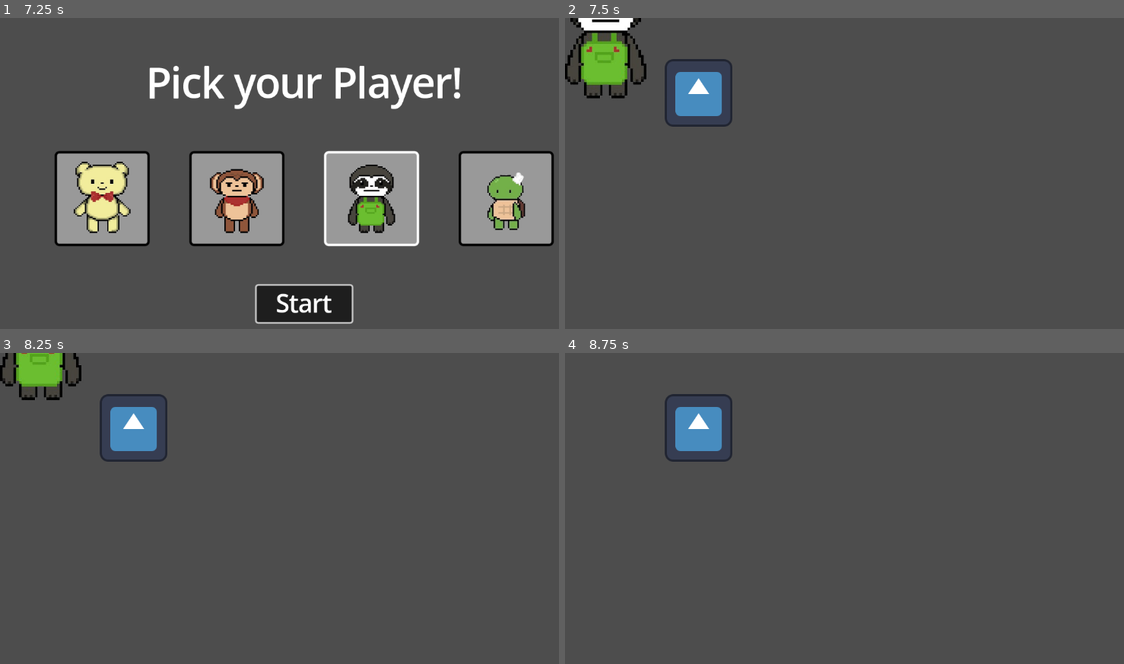
Above: before the commit, frames 1-4 (two rows, left to right).
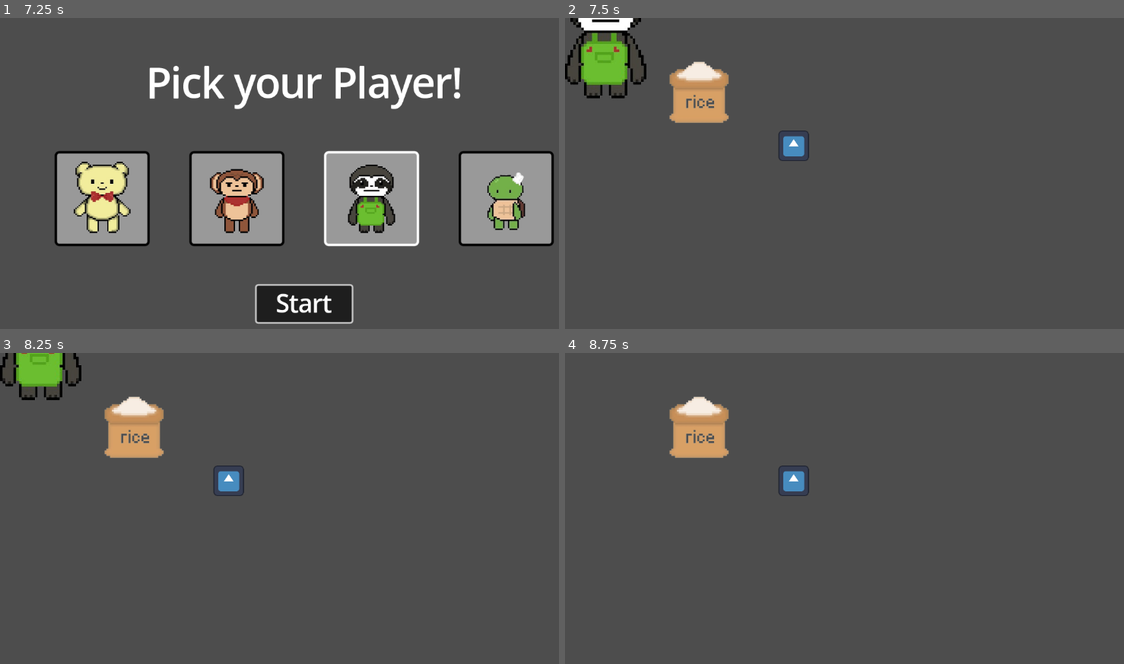
Above: after the commit, the same moments.

Repository: rxsiebearr/Cooking-with-Pao-Pao
Game: Godot game, scene res://character_selection.tscn
Same seed, same stepped clock (60 frames per second), same inputs: the game is played once before the commit and once after it. The engine's default icon, where the game draws it, is replaced by a stand-in: a white triangle on a blue panel in a dark square.
Inputs (mouse positions are in pixels of both pictures, inside the frame that each line leads up to):
- Up to frame 1 (7.25 s): click "Start" at 0.5 s; click "Start" at 1.25 s; tap Enter (ui_accept) at 2, 3.5, 5 s; move the mouse to (436, 173) at 2.02 s; hold D (move_right) 2.03-2.75 s; hold Enter (ui_accept) 2.03-2.75 s; click (436, 173) at 2.17 s; drag from (184, 207) to (273, 257) at 2.77 s; move the mouse to (363, 114) at 3.52 s; hold D (move_right) 3.53-4.25 s; hold Enter (ui_accept) 3.53-4.25 s; drag from (273, 257) to (122, 139) at 4.27 s; move the mouse to (486, 241) at 5.02 s; hold A (move_left) 5.03-5.75 s; hold Enter (ui_accept) 5.03-5.75 s; drag from (122, 139) to (212, 105) at 5.77 s; move the mouse to (335, 189) at 6.52 s; hold S (move_down) from 6.53 s (still down); hold Enter (ui_accept) from 6.53 s (still down); click (335, 189) at 6.67 s
- Up to frame 2 (7.5 s): release S (move_down) at 7.25 s; release Enter (ui_accept) at 7.25 s; drag from (777, 105) to (749, 207) at 7.27 s
- Up to frame 3 (8.25 s): move the mouse to (436, 508) at 8.02 s; hold W (move_up) from 8.03 s (still down); hold Enter (ui_accept) from 8.03 s (still down)
- Up to frame 4 (8.75 s): keep holding W (move_up); keep holding Enter (ui_accept)

Frame 1 is identical in both runs. In frame 2, 2.5% of the frame differs, in the area x 17-44%, y 13-46%; in frame 3, 2.5%; in frame 4, 2.5%.

Commit message:
New Items + Pickup can pickup multiple items

Diff:
--- a/cooking-with-pao-pao/anton.gd
+++ /dev/null
@@ -1,13 +0,0 @@
-extends CharacterBody2D
-
-@export var speed := 500
-@export var drag_factor := 10.0
-@export var max_health := 15
-@onready var collision_shape_2d: CollisionShape2D = %CollisionShape2D
-
-func _physics_process(delta: float) -> void:
-	var direction := Input.get_vector("move_left", "move_right", "move_up", "move_down")
-	var desired_velocity := speed * direction
-	var steering := desired_velocity - velocity
-	velocity += steering * drag_factor * delta
-	move_and_slide()
--- a/cooking-with-pao-pao/anton.tscn
+++ b/cooking-with-pao-pao/anton.tscn
@@ -1,18 +1,36 @@
-[gd_scene load_steps=4 format=3 uid="uid://cufox86y80een"]
+[gd_scene load_steps=5 format=3 uid="uid://xuofrnpiub31"]
 
-[ext_resource type="Script" path="res://anton.gd" id="1_tm0ki"]
+[ext_resource type="Script" path="res://player.gd" id="1_0xgy2"]
 [ext_resource type="Texture2D" uid="uid://b4qgnhcw8wj4" path="res://anton.png" id="2_ybq1a"]
 
-[sub_resource type="RectangleShape2D" id="RectangleShape2D_alcnu"]
-size = Vector2(120, 121)
+[sub_resource type="CapsuleShape2D" id="CapsuleShape2D_gq6uv"]
+radius = 51.0
+height = 189.0
+
+[sub_resource type="RectangleShape2D" id="RectangleShape2D_bihgp"]
+size = Vector2(151.875, 86.75)
 
 [node name="Anton" type="CharacterBody2D"]
-script = ExtResource("1_tm0ki")
+script = ExtResource("1_0xgy2")
 
-[node name="Sprite2D" type="Sprite2D" parent="."]
+[node name="CharacterSprite" type="Sprite2D" parent="."]
 texture = ExtResource("2_ybq1a")
+
+[node name="ItemSprite" type="Sprite2D" parent="."]
+position = Vector2(89, 18)
+scale = Vector2(0.26275, 0.26275)
 
 [node name="CollisionShape2D" type="CollisionShape2D" parent="."]
 unique_name_in_owner = true
-position = Vector2(0, 0.5)
-shape = SubResource("RectangleShape2D_alcnu")
+position = Vector2(1, -11)
+shape = SubResource("CapsuleShape2D_gq6uv")
+
+[node name="PickupArea" type="Area2D" parent="."]
+
+[node name="CollisionShape2D" type="CollisionShape2D" parent="PickupArea"]
+position = Vector2(0.9375, 61.375)
+shape = SubResource("RectangleShape2D_bihgp")
+debug_color = Color(0.847183, 4.04298e-06, 0.532205, 0.42)
+
+[connection signal="area_entered" from="PickupArea" to="." method="_on_pickup_area_area_entered"]
+[connection signal="area_exited" from="PickupArea" to="." method="_on_pickup_area_area_exited"]
--- a/cooking-with-pao-pao/bear_bear.tscn
+++ b/cooking-with-pao-pao/bear_bear.tscn
@@ -1,8 +1,7 @@
-[gd_scene load_steps=6 format=3 uid="uid://bim1vfyr0jrkh"]
+[gd_scene load_steps=5 format=3 uid="uid://bim1vfyr0jrkh"]
 
-[ext_resource type="Script" path="res://bear_bear.gd" id="1_tjqft"]
+[ext_resource type="Script" path="res://player.gd" id="1_tjqft"]
 [ext_resource type="Texture2D" uid="uid://bn20pr461jtvg" path="res://bearbear.png" id="2_2r41p"]
-[ext_resource type="Texture2D" uid="uid://deddvvx8chwbp" path="res://icon.svg" id="3_c2mxa"]
 
 [sub_resource type="CapsuleShape2D" id="CapsuleShape2D_gq6uv"]
 radius = 51.0
@@ -11,16 +10,15 @@
 [sub_resource type="RectangleShape2D" id="RectangleShape2D_bihgp"]
 size = Vector2(169.75, 117.5)
 
-[node name="BearBear" type="CharacterBody2D"]
+[node name="Bear Bear" type="CharacterBody2D"]
 script = ExtResource("1_tjqft")
 
 [node name="CharacterSprite" type="Sprite2D" parent="."]
 texture = ExtResource("2_2r41p")
 
 [node name="ItemSprite" type="Sprite2D" parent="."]
-position = Vector2(90, 32)
-scale = Vector2(0.4375, 0.4375)
-texture = ExtResource("3_c2mxa")
+position = Vector2(89, 18)
+scale = Vector2(0.26275, 0.26275)
 
 [node name="CollisionShape2D" type="CollisionShape2D" parent="."]
 unique_name_in_owner = true
--- a/cooking-with-pao-pao/charles.gd
+++ /dev/null
@@ -1,13 +0,0 @@
-extends CharacterBody2D
-
-@export var speed := 500
-@export var drag_factor := 10.0
-@export var max_health := 15
-@onready var collision_shape_2d: CollisionShape2D = %CollisionShape2D
-
-func _physics_process(delta: float) -> void:
-	var direction := Input.get_vector("move_left", "move_right", "move_up", "move_down")
-	var desired_velocity := speed * direction
-	var steering := desired_velocity - velocity
-	velocity += steering * drag_factor * delta
-	move_and_slide()
--- a/cooking-with-pao-pao/charles.tscn
+++ b/cooking-with-pao-pao/charles.tscn
@@ -1,18 +1,36 @@
-[gd_scene load_steps=4 format=3 uid="uid://bscduqqgg1i8c"]
+[gd_scene load_steps=5 format=3 uid="uid://bdhs3g4qwsts0"]
 
-[ext_resource type="Script" path="res://charles.gd" id="1_b13fl"]
+[ext_resource type="Script" path="res://player.gd" id="1_47y3h"]
 [ext_resource type="Texture2D" uid="uid://bt0ij2i0vx48u" path="res://charles.png" id="2_2oeg4"]
 
-[sub_resource type="RectangleShape2D" id="RectangleShape2D_alcnu"]
-size = Vector2(120, 121)
+[sub_resource type="CapsuleShape2D" id="CapsuleShape2D_gq6uv"]
+radius = 51.0
+height = 189.0
+
+[sub_resource type="RectangleShape2D" id="RectangleShape2D_bihgp"]
+size = Vector2(120, 73)
 
 [node name="Charles" type="CharacterBody2D"]
-script = ExtResource("1_b13fl")
+script = ExtResource("1_47y3h")
 
-[node name="Sprite2D" type="Sprite2D" parent="."]
+[node name="CharacterSprite" type="Sprite2D" parent="."]
 texture = ExtResource("2_2oeg4")
+
+[node name="ItemSprite" type="Sprite2D" parent="."]
+position = Vector2(89, 18)
+scale = Vector2(0.26275, 0.26275)
 
 [node name="CollisionShape2D" type="CollisionShape2D" parent="."]
 unique_name_in_owner = true
-position = Vector2(0, 0.5)
-shape = SubResource("RectangleShape2D_alcnu")
+position = Vector2(1, -11)
+shape = SubResource("CapsuleShape2D_gq6uv")
+
+[node name="PickupArea" type="Area2D" parent="."]
+
+[node name="CollisionShape2D" type="CollisionShape2D" parent="PickupArea"]
+position = Vector2(0, 50.5)
+shape = SubResource("RectangleShape2D_bihgp")
+debug_color = Color(0.847183, 4.04298e-06, 0.532205, 0.42)
+
+[connection signal="area_entered" from="PickupArea" to="." method="_on_pickup_area_area_entered"]
+[connection signal="area_exited" from="PickupArea" to="." method="_on_pickup_area_area_exited"]
--- a/cooking-with-pao-pao/game.tscn
+++ b/cooking-with-pao-pao/game.tscn
@@ -1,7 +1,9 @@
-[gd_scene load_steps=3 format=3 uid="uid://bidwuh6pstcpq"]
+[gd_scene load_steps=5 format=3 uid="uid://bidwuh6pstcpq"]
 
 [ext_resource type="Script" path="res://game.gd" id="1_bor6y"]
 [ext_resource type="PackedScene" uid="uid://dbebqrldaejj1" path="res://item_drop.tscn" id="2_tqowb"]
+[ext_resource type="Texture2D" uid="uid://dgliqp2453eny" path="res://rice-2-removebg-preview.png" id="3_03is4"]
+[ext_resource type="Texture2D" uid="uid://deddvvx8chwbp" path="res://icon.svg" id="3_kw7rf"]
 
 [node name="Game" type="Node2D"]
 script = ExtResource("1_bor6y")
@@ -9,6 +11,14 @@
 [node name="SpawnPoint" type="Marker2D" parent="."]
 position = Vector2(77, 44)
 
-[node name="ItemDrop" parent="." instance=ExtResource("2_tqowb")]
+[node name="ItemDrop" parent="." node_paths=PackedStringArray("file") instance=ExtResource("2_tqowb")]
 z_index = -5
 position = Vector2(253, 142)
+item_texture = ExtResource("3_03is4")
+file = NodePath(".")
+
+[node name="ItemDrop2" parent="." node_paths=PackedStringArray("file") instance=ExtResource("2_tqowb")]
+z_index = -5
+position = Vector2(432, 266)
+item_texture = ExtResource("3_kw7rf")
+file = NodePath(".")
--- a/cooking-with-pao-pao/item_drop.tscn
+++ b/cooking-with-pao-pao/item_drop.tscn
@@ -1,15 +1,17 @@
 [gd_scene load_steps=3 format=3 uid="uid://dbebqrldaejj1"]
 
-[ext_resource type="Texture2D" uid="uid://deddvvx8chwbp" path="res://icon.svg" id="1_eg7y8"]
+[ext_resource type="Script" path="res://pickable_item.gd" id="1_v3841"]
 
 [sub_resource type="RectangleShape2D" id="RectangleShape2D_heuid"]
 size = Vector2(124, 123)
 
 [node name="ItemDrop" type="Area2D" groups=["item_drop"]]
+script = ExtResource("1_v3841")
 
 [node name="CollisionShape2D" type="CollisionShape2D" parent="."]
 position = Vector2(0, -0.5)
 shape = SubResource("RectangleShape2D_heuid")
 
 [node name="Sprite2D" type="Sprite2D" parent="."]
-texture = ExtResource("1_eg7y8")
+position = Vector2(1, -24)
+scale = Vector2(0.448, 0.448)
--- a/cooking-with-pao-pao/monk.gd
+++ /dev/null
@@ -1,13 +0,0 @@
-extends CharacterBody2D
-
-@export var speed := 500
-@export var drag_factor := 10.0
-@export var max_health := 15
-@onready var collision_shape_2d: CollisionShape2D = %CollisionShape2D
-
-func _physics_process(delta: float) -> void:
-	var direction := Input.get_vector("move_left", "move_right", "move_up", "move_down")
-	var desired_velocity := speed * direction
-	var steering := desired_velocity - velocity
-	velocity += steering * drag_factor * delta
-	move_and_slide()
--- a/cooking-with-pao-pao/monk.tscn
+++ b/cooking-with-pao-pao/monk.tscn
@@ -1,18 +1,36 @@
-[gd_scene load_steps=4 format=3 uid="uid://d4nkptq2thfhu"]
+[gd_scene load_steps=5 format=3 uid="uid://da6unph8ku60d"]
 
-[ext_resource type="Script" path="res://monk.gd" id="1_lw8d2"]
+[ext_resource type="Script" path="res://player.gd" id="1_up55m"]
 [ext_resource type="Texture2D" uid="uid://2fwpjw7a2mbu" path="res://monk.png" id="2_o71yd"]
 
-[sub_resource type="RectangleShape2D" id="RectangleShape2D_alcnu"]
-size = Vector2(120, 121)
+[sub_resource type="CapsuleShape2D" id="CapsuleShape2D_gq6uv"]
+radius = 51.0
+height = 189.0
+
+[sub_resource type="RectangleShape2D" id="RectangleShape2D_bihgp"]
+size = Vector2(169.75, 117.5)
 
 [node name="Monk" type="CharacterBody2D"]
-script = ExtResource("1_lw8d2")
+script = ExtResource("1_up55m")
 
-[node name="Sprite2D" type="Sprite2D" parent="."]
+[node name="CharacterSprite" type="Sprite2D" parent="."]
 texture = ExtResource("2_o71yd")
+
+[node name="ItemSprite" type="Sprite2D" parent="."]
+position = Vector2(89, 18)
+scale = Vector2(0.26275, 0.26275)
 
 [node name="CollisionShape2D" type="CollisionShape2D" parent="."]
 unique_name_in_owner = true
-position = Vector2(0, 0.5)
-shape = SubResource("RectangleShape2D_alcnu")
+position = Vector2(1, -11)
+shape = SubResource("CapsuleShape2D_gq6uv")
+
+[node name="PickupArea" type="Area2D" parent="."]
+
+[node name="CollisionShape2D" type="CollisionShape2D" parent="PickupArea"]
+position = Vector2(0.125, 45.75)
+shape = SubResource("RectangleShape2D_bihgp")
+debug_color = Color(0.847183, 4.04298e-06, 0.532205, 0.42)
+
+[connection signal="area_entered" from="PickupArea" to="." method="_on_pickup_area_area_entered"]
+[connection signal="area_exited" from="PickupArea" to="." method="_on_pickup_area_area_exited"]
--- /dev/null
+++ b/cooking-with-pao-pao/pickable_item.gd
@@ -0,0 +1,9 @@
+extends Area2D
+class_name pickable_item
+
+@export var item_texture: Texture
+@export var file: Area2D
+@onready var sprite_2d: Sprite2D = $Sprite2D
+
+func _ready() -> void:
+	sprite_2d.texture = item_texture
--- a/cooking-with-pao-pao/bear_bear.gd
+++ b/cooking-with-pao-pao/player.gd
@@ -8,6 +8,7 @@
 @onready var character_sprite: Sprite2D = $CharacterSprite
 @onready var item_sprite: Sprite2D = $ItemSprite
 
+var number
 var carrying_item: bool = false
 var drop_pos: Vector2
 var items_in_range: Array = []
@@ -36,6 +37,8 @@
 func pickup_item(item: Area2D):
 	item.queue_free()
 	carrying_item = true
+	if (item is pickable_item):
+		item_sprite.texture = item.item_texture
 	item_sprite.show()
 
 func drop_item():
Binary file added: cooking-with-pao-pao/rice-2-removebg-preview.png
Not shown, added: cooking-with-pao-pao/rice-2-removebg-preview.png.import
